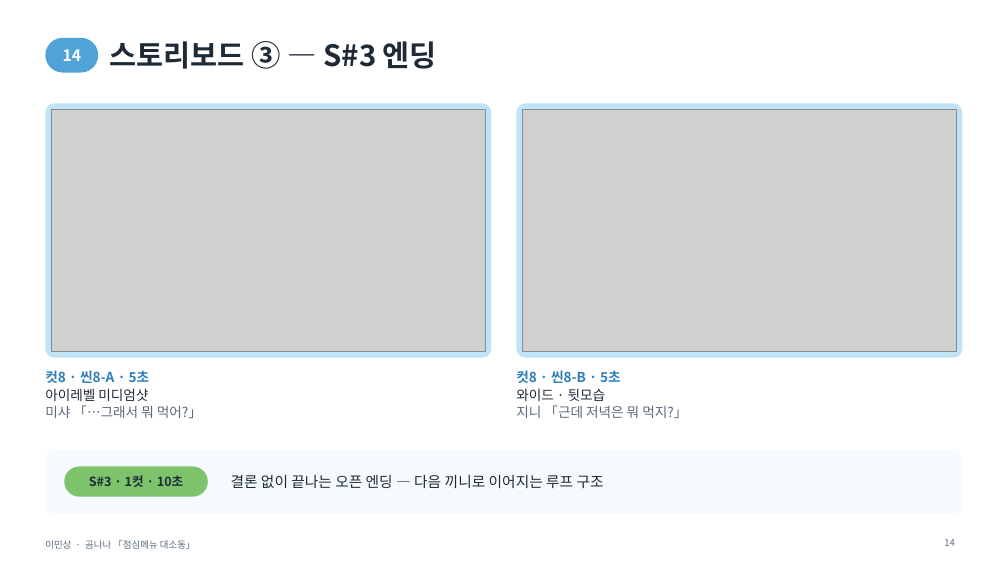
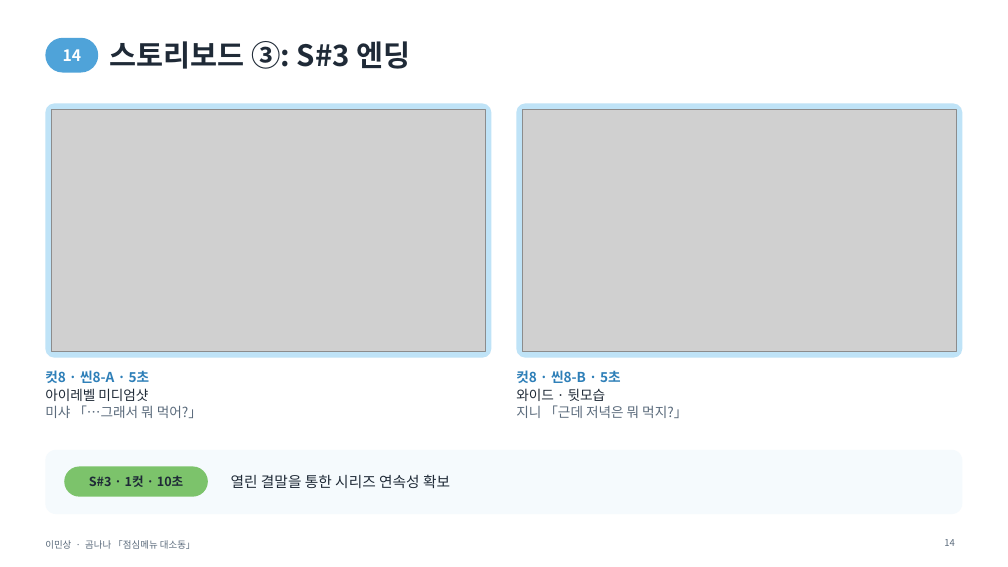
Before and after one commit to chikinx33/H-it, a slide deck: slide 14 of lms/이민상_포트폴리오.pptx. Drawn at 1008x567 pixels with LibreOffice and Linux fonts; fonts in the diff are those of the drawing; grey boxes stand for pictures. Boxes give left, top, right and bottom in pixels: in the first picture for what was removed or moved away, otherwise in the second. Text is boxed around its words. In the diff, an @@ line names an element or a change of style, - is before the commit and + after.

```diff
--- a/lms/이민상_포트폴리오.pptx
+++ b/lms/이민상_포트폴리오.pptx
@@ title at (110,41,411,69): text changed @@
-스토리보드 ③ — S#3 엔딩
+스토리보드 ③: S#3 엔딩
@@ text at (231,474,450,488): text changed @@
-결론 없이 끝나는 오픈 엔딩 — 다음 끼니로 이어지는 루프 구조
+열린 결말을 통한 시리즈 연속성 확보
```
Also in this commit, not shown: 20 other slides changed, 7 other files.
